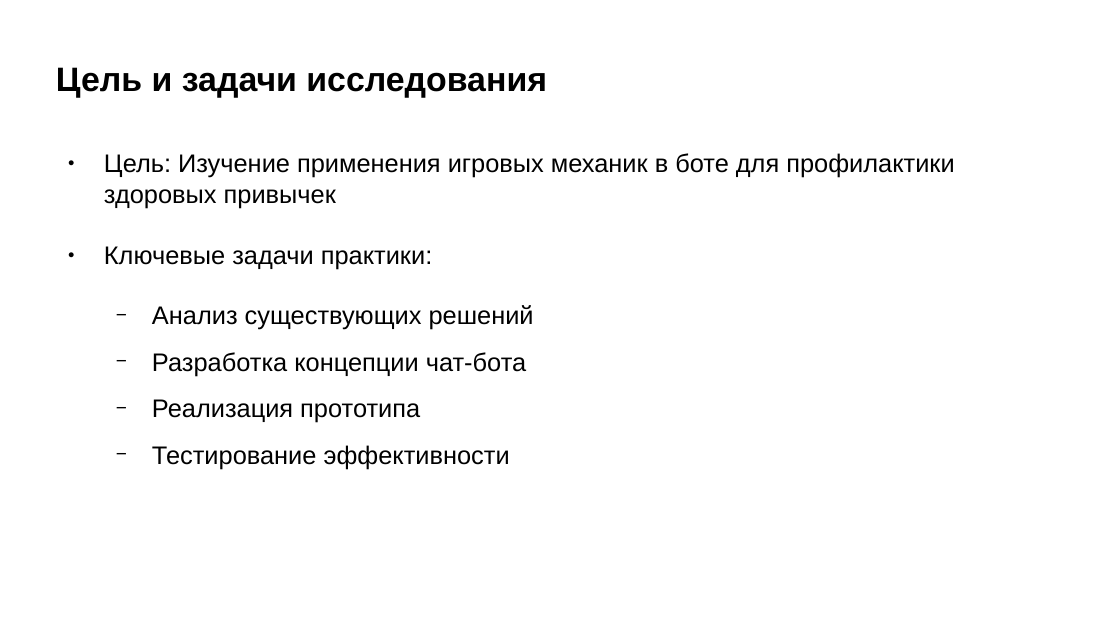
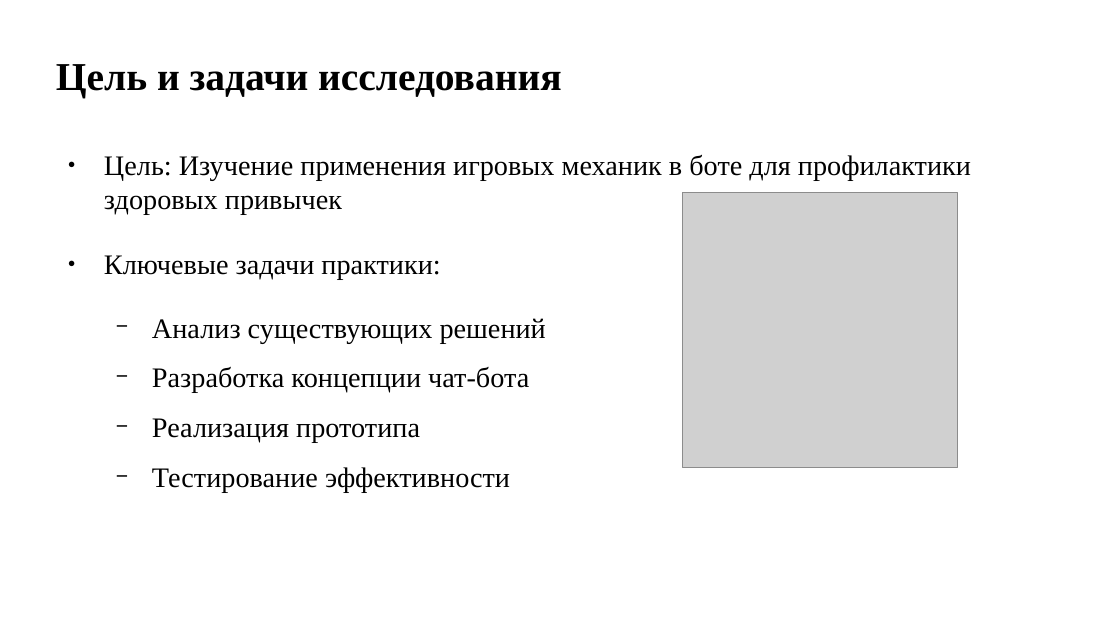
Before and after one commit to pagamov/pagamov_bot, a slide deck: slide 2 of docs/Гамов_Презентация Отчет НИР_26.pptx. Drawn at 1120x630 pixels with LibreOffice and Linux fonts; fonts in the diff are those of the drawing; grey boxes stand for pictures. Boxes give left, top, right and bottom in pixels: in the first picture for what was removed or moved away, otherwise in the second. Text is boxed around its words. In the diff, an @@ line names an element or a change of style, - is before the commit and + after.

```diff
--- a/docs/Гамов_Презентация Отчет НИР_26.pptx
+++ b/docs/Гамов_Презентация Отчет НИР_26.pptx
@@ title "Цель и задачи исследования" at [56, 64, 562, 98]: size 24 to 28 pt, font Arial to Times New Roman; line spacing 1 to 0.9 @@
@@ text "Цель: Изучение применения игровых механик ..." at [104, 155, 971, 492]: size 18 to 20 pt, font Arial to Times New Roman; line spacing 1 to 0.9 @@
@@ picture added at [683, 192, 958, 468] @@
```
Also in this commit, not shown: 21 other slides changed, 2 slides removed, 2 other files.
